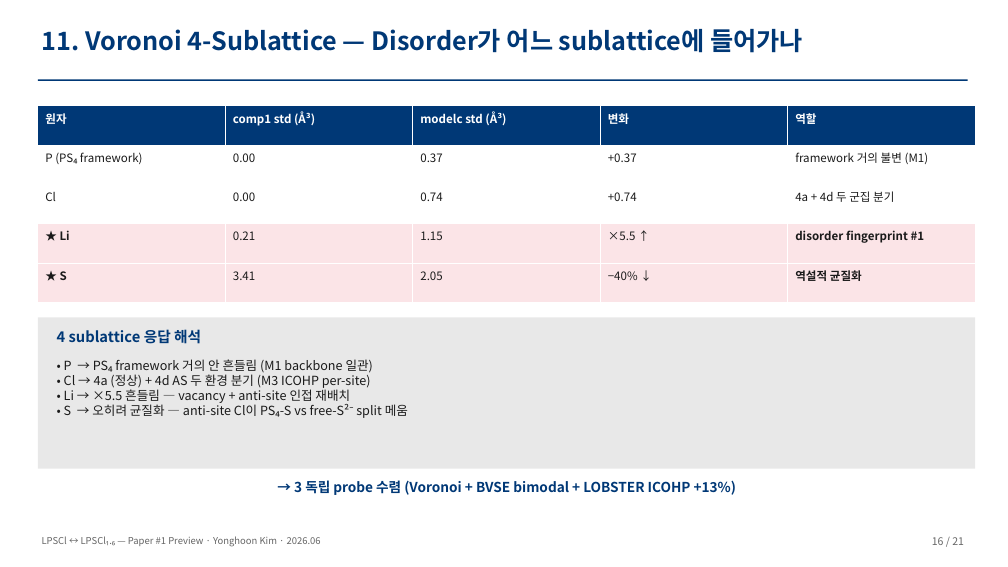
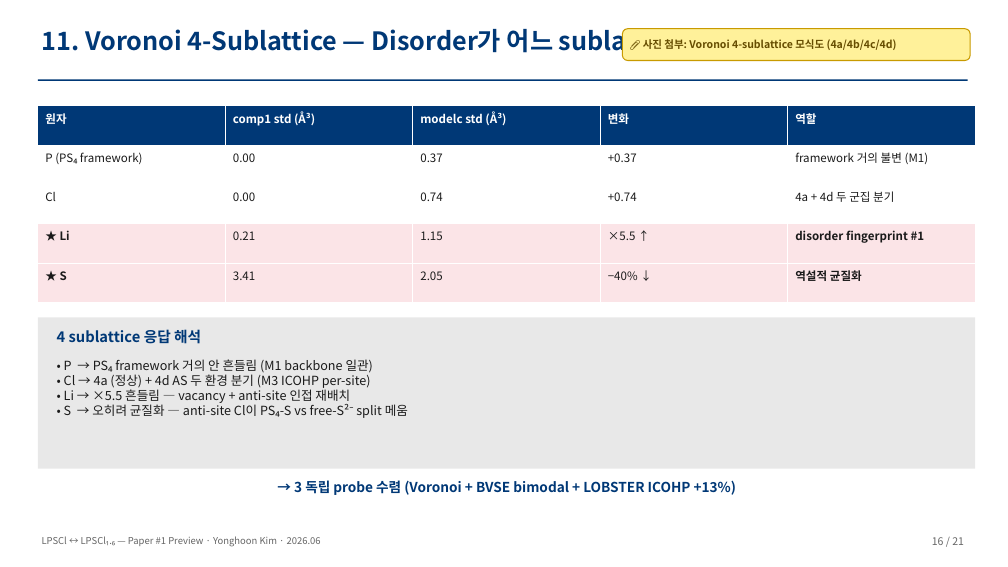
Before and after one commit to yonghoon7153-source/Yonghoon-DEM-DFT, a slide deck: slide 16 of kb/papers/lpscl_vs_lpscl16_seminar_v1.pptx. Drawn at 1008x567 pixels with LibreOffice and Linux fonts; fonts in the diff are those of the drawing. Boxes give left, top, right and bottom in pixels: in the first picture for what was removed or moved away, otherwise in the second. Text is boxed around its words. In the diff, an @@ line names an element or a change of style, - is before the commit and + after.

```diff
--- a/kb/papers/lpscl_vs_lpscl16_seminar_v1.pptx
+++ b/kb/papers/lpscl_vs_lpscl16_seminar_v1.pptx
@@ rounded rectangle added at (x1=622, y1=29, x2=970, y2=60), fill #FFF19A, outline #C89A00 1 pt, 10 pt, text #664D00, bold @@
+📎 사진 첨부: Voronoi 4-sublattice 모식도 (4a/4b/4c/4d)
```
Also in this commit, not shown: 21 other slides changed, 1 other file.
